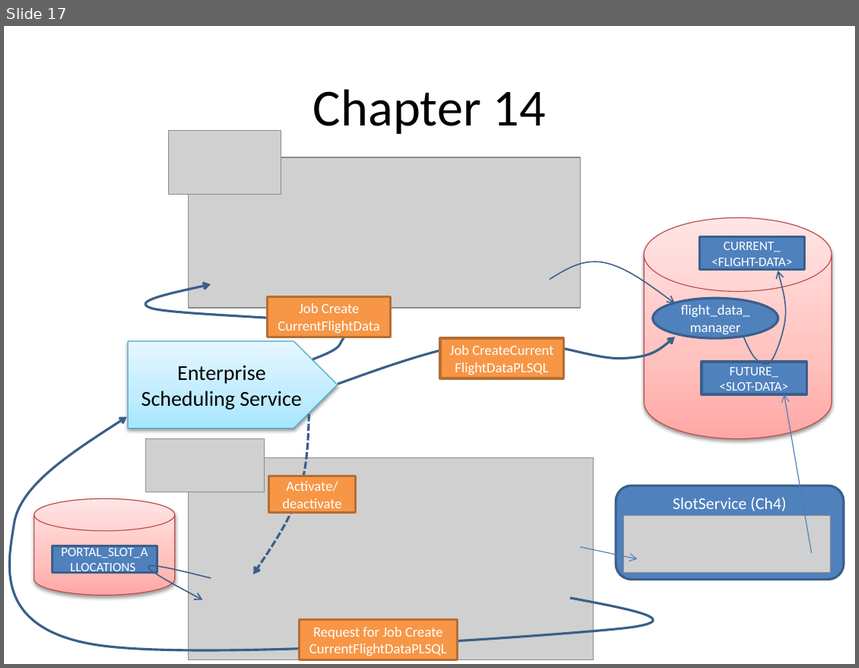
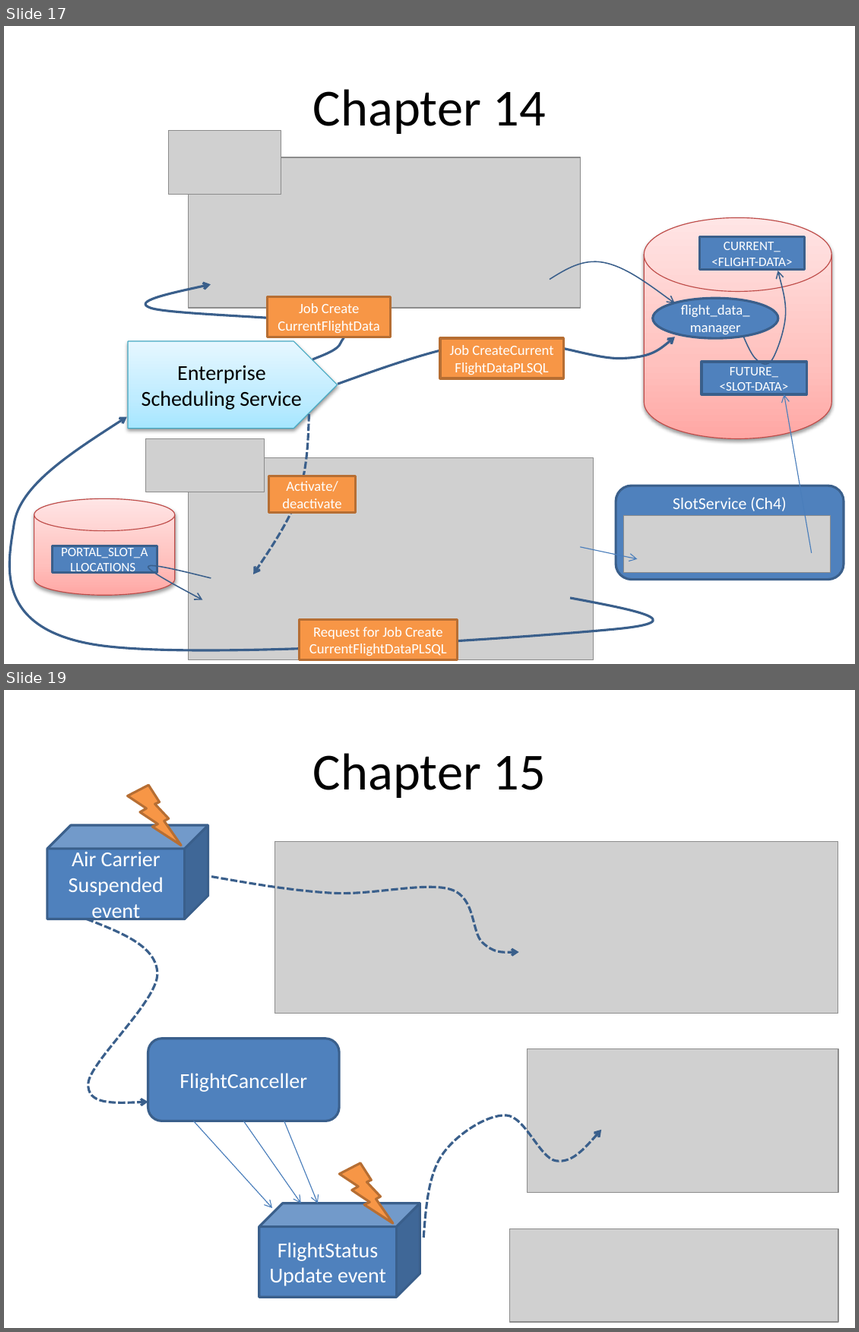
Before and after one commit to lucasjellema/soasuitehandbook, a slide deck: ChapterOverviews_picturesOfService.pptx. Shown one above the other, each under a label of ours: slide 17 before the commit, slides 17 and 19 after it; the slides between them are not shown. The pictures are 859x668 and 859x1332 pixels, drawn with LibreOffice and Linux fonts; fonts in the diff are those of the drawing; grey boxes stand for pictures. Boxes give left, top, right and bottom in pixels: in the first picture for what was removed or moved away, otherwise in the second. Text is boxed around its words. In the diff, an @@ line names an element or a change of style, - is before the commit and + after.

Commit message:
Add chapter 15 (draft)

```diff
--- a/ChapterOverviews_picturesOfService.pptx
+++ b/ChapterOverviews_picturesOfService.pptx
@@ slide 19 added at [4, 690, 855, 1328], background #FFFFFF @@
@@ title added at [313, 753, 545, 798], 44 pt, text #000000 @@
+Chapter 15
@@ lightning bolt added at [127, 785, 181, 846], fill #F79646, outline #B76F34 2 pt @@
@@ cube added at [47, 825, 208, 919], fill #4F81BD, outline #3A5F8C 2 pt, 18 pt, text #FFFFFF @@
+Air Carrier Suspended event
@@ picture added at [275, 841, 838, 1014] @@
@@ freeform shape added at [211, 876, 519, 952], outline #3A5F8C 2 pt dashed @@
@@ freeform shape added at [87, 919, 158, 1103], outline #3A5F8C 2 pt dashed @@
@@ rounded rectangle added at [148, 1039, 339, 1122], fill #4F81BD, outline #3A5F8C 2 pt, 18 pt, text #FFFFFF @@
+FlightCanceller
@@ picture added at [527, 1049, 838, 1192] @@
@@ arrow added from (194, 1122) to (272, 1208), #4B7EBC 0.75 pt @@
@@ arrow added from (244, 1122) to (301, 1203), #4B7EBC 0.75 pt @@
@@ arrow added from (284, 1122) to (318, 1203), #4B7EBC 0.75 pt @@
@@ freeform shape added at [424, 1116, 601, 1238], outline #3A5F8C 2 pt dashed @@
@@ lightning bolt added at [339, 1163, 393, 1224], fill #F79646, outline #B76F34 2 pt @@
@@ cube added at [259, 1203, 420, 1297], fill #4F81BD, outline #3A5F8C 2 pt, 18 pt, text #FFFFFF @@
+FlightStatus
+Update event
@@ picture added at [509, 1229, 838, 1322] @@
```
Also in this commit, not shown: 1 slide changed, 1 other slide added, 1 slide removed.
